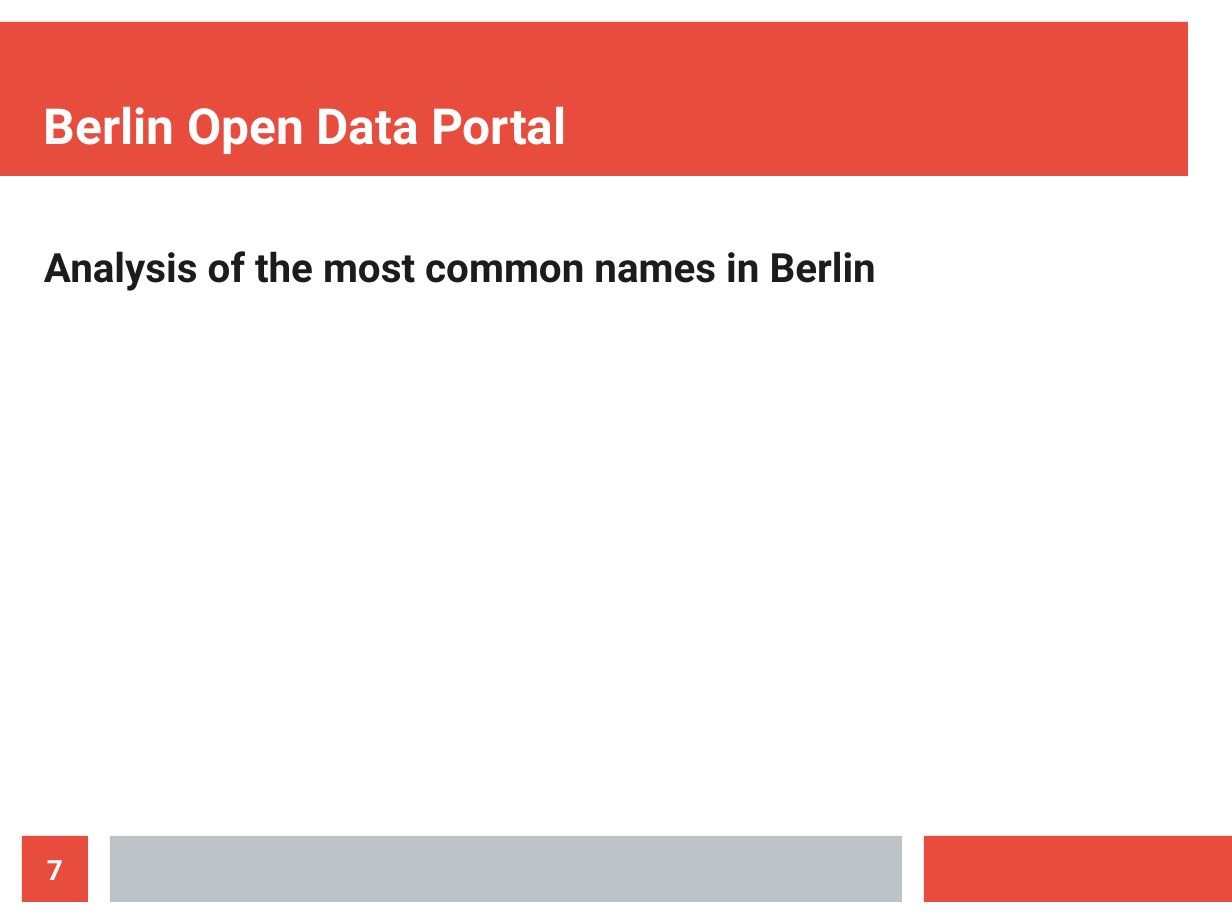
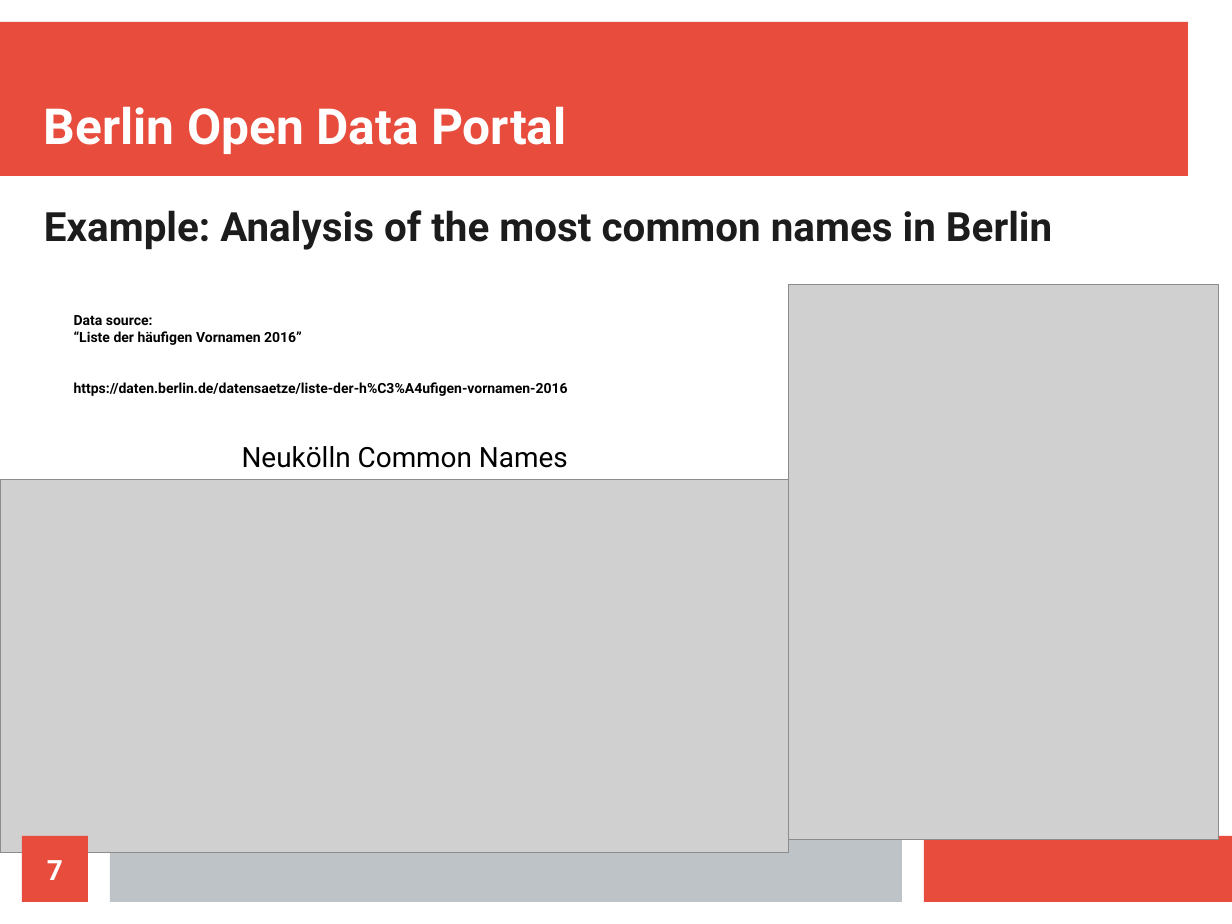
Before and after one commit to ReDI-Data-Analysis/data-analysis-project, a slide deck: slide 7 of project-presentation-data-analysis.odp. Drawn at 1232x924 pixels with LibreOffice and Linux fonts; fonts in the diff are those of the drawing; grey boxes stand for pictures. Boxes give left, top, right and bottom in pixels: in the first picture for what was removed or moved away, otherwise in the second. Text is boxed around its words. In the diff, an @@ line names an element or a change of style, - is before the commit and + after.

Commit message:
Small update on presentation

```diff
--- a/project-presentation-data-analysis.odp
+++ b/project-presentation-data-analysis.odp
@@ text at (44, 210, 1052, 250): text changed @@
-Analysis of the most common names in Berlin
+Example: Analysis of the most common names in Berlin
@@ picture added at (789, 285, 1220, 841) @@
@@ text added at (74, 315, 568, 396), 9 pt, text #000000, bold @@
+Data source:
+“Liste der häufigen Vornamen 2016”
+https://daten.berlin.de/datensaetze/liste-der-h%C3%A4ufigen-vornamen-2016
@@ text added at (242, 446, 568, 468), 18 pt, text #000000 @@
+Neukölln Common Names
@@ picture added at (0, 480, 789, 853) @@
```
Also in this commit, not shown: 3 other slides changed.
